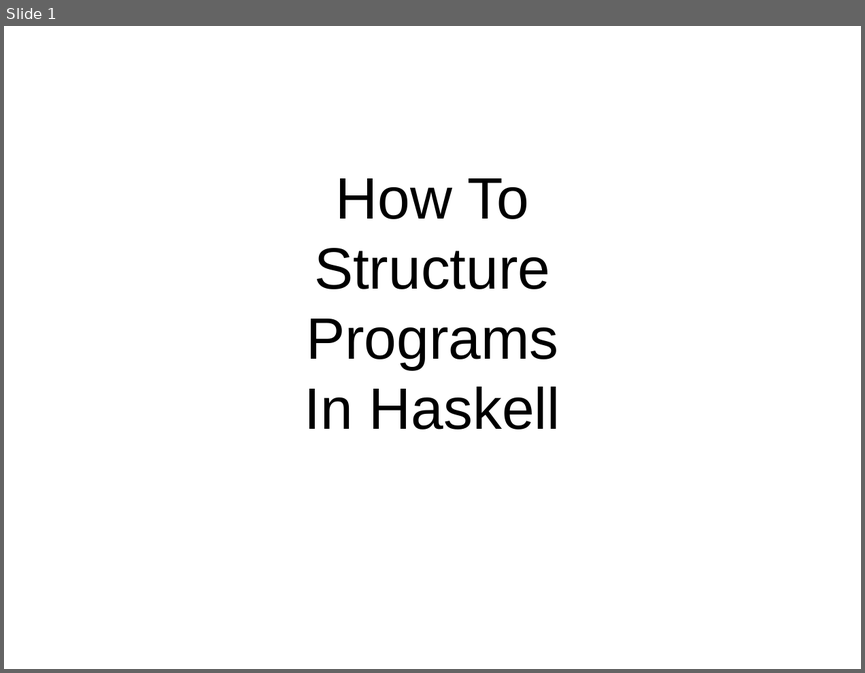
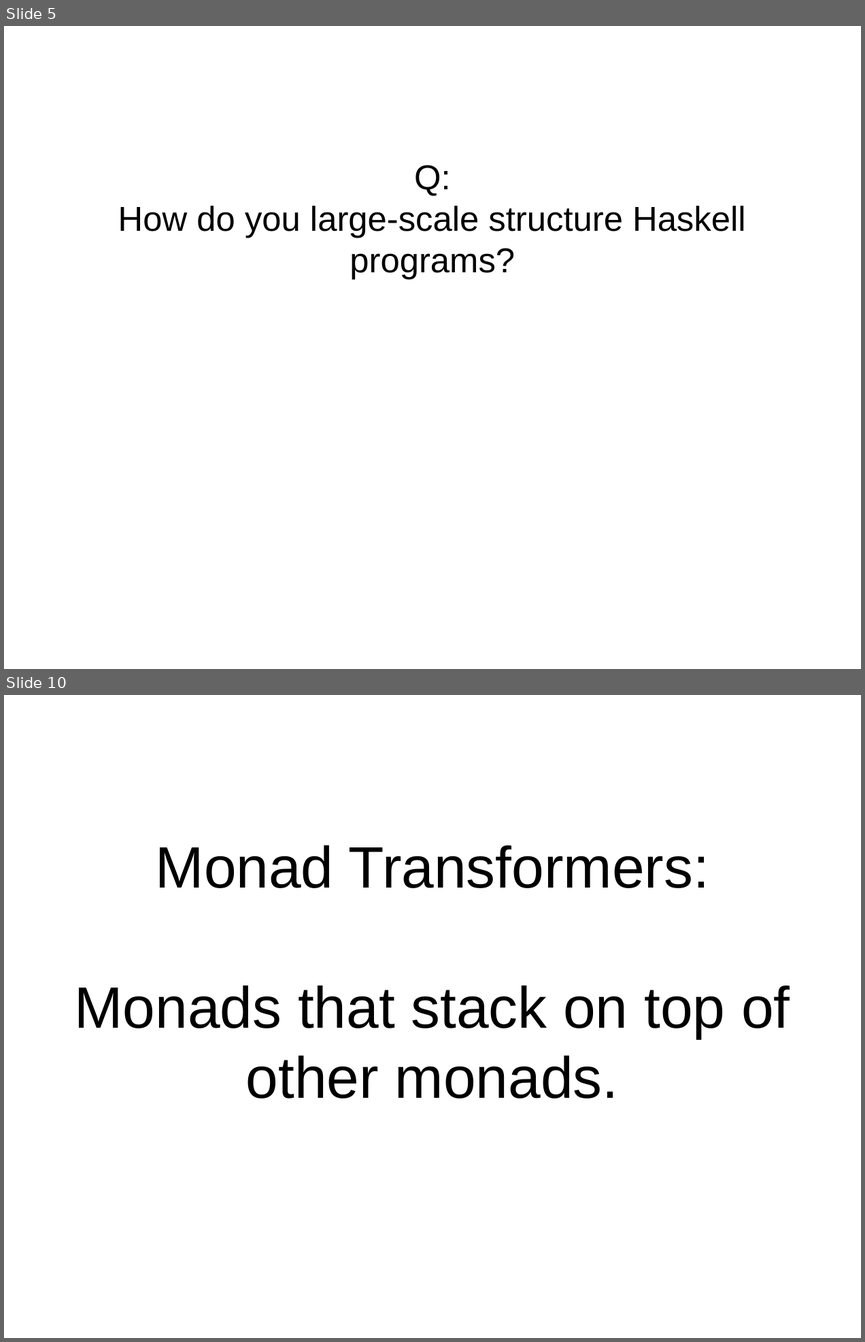
Before and after one commit to bhurt/presentations, a slide deck: hsgems.odp. Shown one above the other, each under a label of ours: slide 1 before the commit, slides 5 and 10 after it; the slides between them are not shown. The pictures are 865x673 and 865x1342 pixels, drawn with LibreOffice and Linux fonts; fonts in the diff are those of the drawing. Boxes give left, top, right and bottom in pixels: in the first picture for what was removed or moved away, otherwise in the second. Text is boxed around its words. In the diff, an @@ line names an element or a change of style, - is before the commit and + after.

```diff
--- a/hsgems.odp
+++ b/hsgems.odp
@@ slide 10 added at box(4, 695, 861, 1338), background #FFFFFF @@
@@ subtitle added at box(74, 845, 789, 1098), 54 pt, text #000000 @@
+Monad Transformers:
+Monads that stack on top of other monads.
@@ what was slide 1 is now slide 5 @@
@@ slide 5 changed as well @@
@@ subtitle at box(118, 165, 746, 280): text changed; size 54 to 32 pt @@
-How To
-Structure
-Programs
-In Haskell
+Q:
+How do you large-scale structure Haskell programs?
```
Also in this commit, not shown: 62 other slides added.
